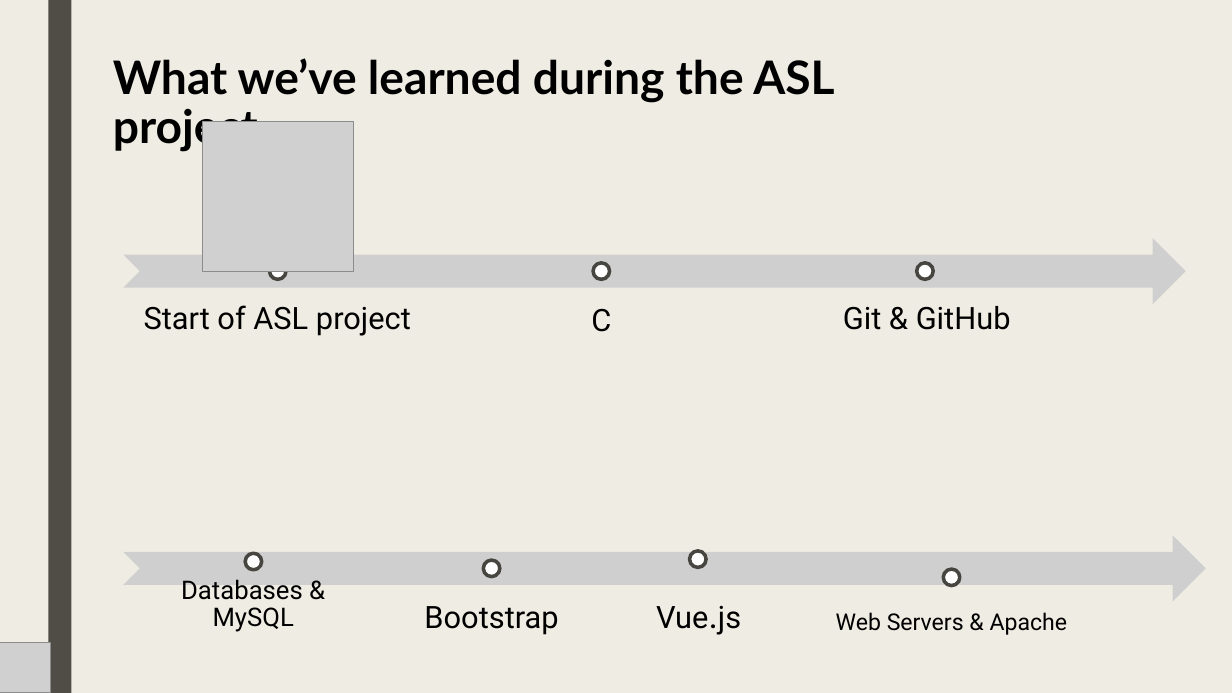
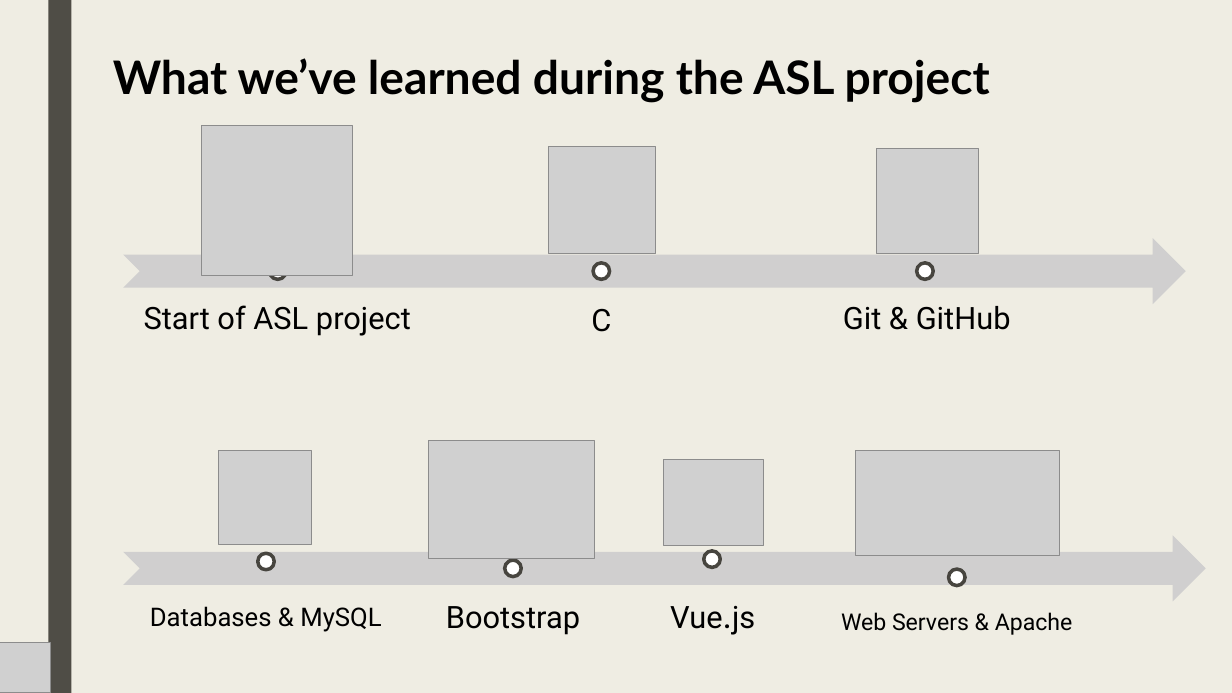
Before and after one commit to lt-scuolalavoro/suit, a slide deck: slide 2 of resources/EN - Suit Database + Backup Slides.pptx. Drawn at 1232x693 pixels with LibreOffice and Linux fonts; fonts in the diff are those of the drawing; grey boxes stand for pictures. Boxes give left, top, right and bottom in pixels: in the first picture for what was removed or moved away, otherwise in the second. Text is boxed around its words. In the diff, an @@ line names an element or a change of style, - is before the commit and + after.

Commit message:
Update new presentation

```diff
--- a/resources/EN - Suit Database + Backup Slides.pptx
+++ b/resources/EN - Suit Database + Backup Slides.pptx
@@ title "What we’ve learned during the ..." rewrapped from box(113, 58, 834, 152) to box(113, 58, 990, 103) @@
@@ picture: place and size @@
-picture at box(202, 121, 353, 272)
+picture at box(201, 126, 352, 276)
@@ picture added at box(549, 147, 656, 254) @@
@@ picture added at box(877, 148, 979, 253) @@
@@ picture added at box(429, 441, 594, 558) @@
@@ picture added at box(218, 451, 311, 544) @@
@@ picture added at box(664, 459, 763, 546) @@
@@ picture added at box(856, 451, 1060, 555) @@
@@ ellipse: place and size @@
-ellipse at box(245, 554, 262, 570)
+ellipse at box(258, 554, 274, 570)
@@ ellipse: place and size @@
-ellipse at box(483, 560, 500, 577)
+ellipse at box(505, 560, 521, 577)
@@ ellipse: place and size @@
-ellipse at box(689, 551, 706, 567)
+ellipse at box(704, 551, 721, 567)
@@ ellipse: place and size @@
-ellipse at box(944, 569, 960, 586)
+ellipse at box(949, 569, 966, 586)
@@ text "Bootstrap": place and size @@
-text "Bootstrap" at box(424, 606, 558, 635)
+text "Bootstrap" at box(446, 606, 580, 635)
@@ text "Web Servers & Apache": place and size @@
-text "Web Servers & Apache" at box(836, 612, 1068, 635)
+text "Web Servers & Apache" at box(841, 612, 1073, 635)
@@ text "Databases & MySQL" rewrapped from box(181, 579, 303, 632) to box(150, 606, 381, 632) @@
@@ text "Vue.js": place and size @@
-text "Vue.js" at box(656, 606, 741, 635)
+text "Vue.js" at box(670, 606, 755, 635)
```
Also in this commit, not shown: 2 other slides changed.
